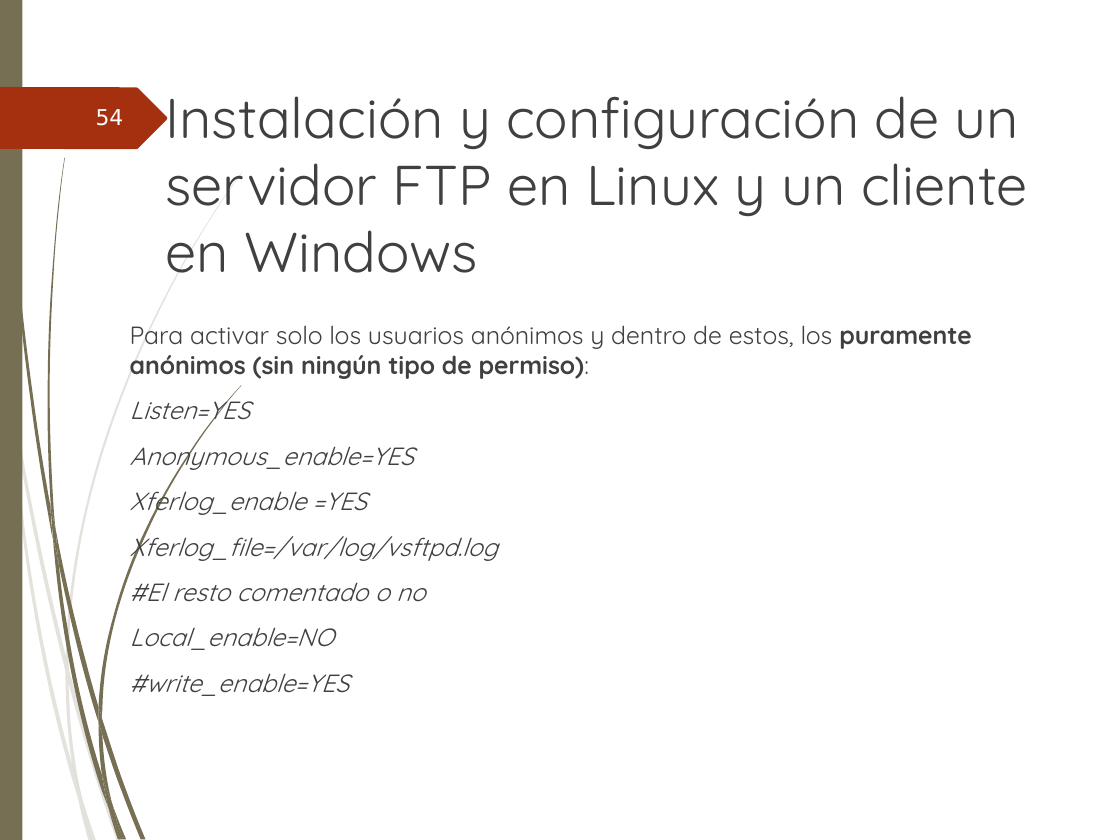
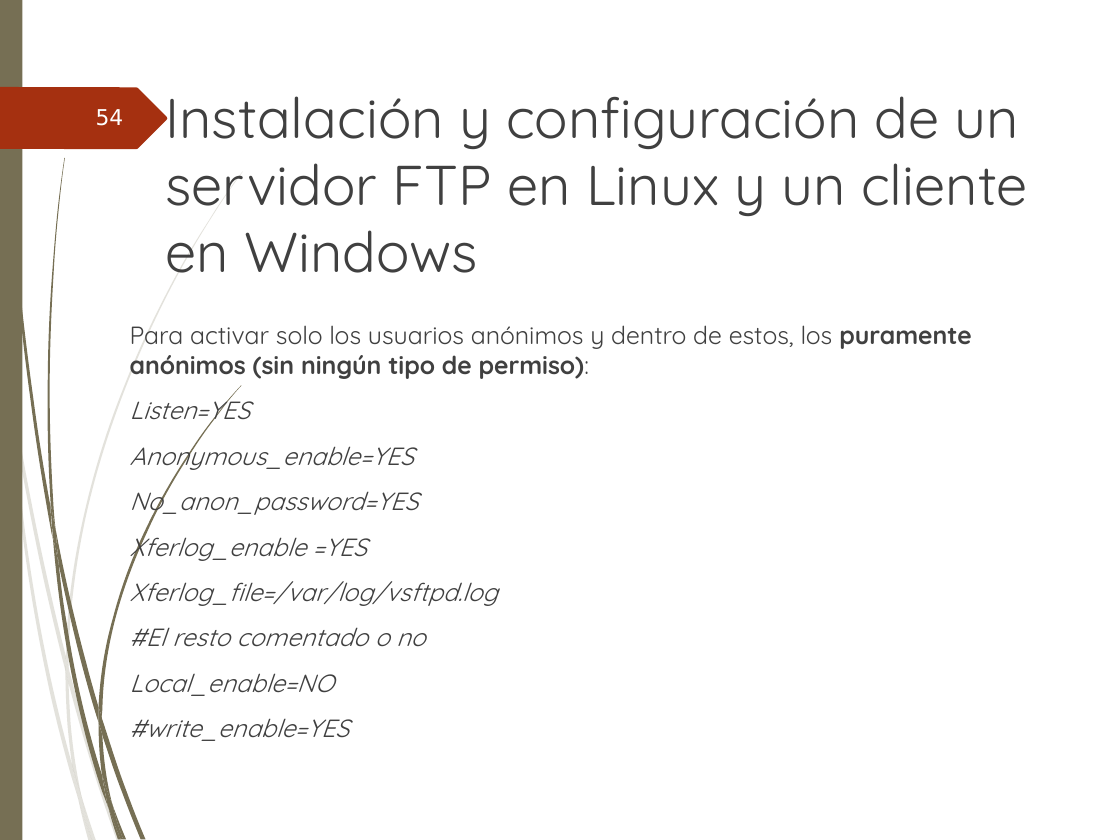
Before and after one commit to ammDAW/daw, a slide deck: slide 54 of 2_DAW/DAW - Beatriz/Unidad3/UT3. Instalacion & admistracion Servidores FTP.ppt. Drawn at 1120x840 pixels with LibreOffice and Linux fonts; fonts in the diff are those of the drawing; background and template pictures are left out. Boxes give left, top, right and bottom in pixels: in the first picture for what was removed or moved away, otherwise in the second. Text is boxed around its words. In the diff, an @@ line names an element or a change of style, - is before the commit and + after.

```diff
--- a/2_DAW/DAW - Beatriz/Unidad3/UT3. Instalacion & admistracion Servidores FTP.ppt
+++ b/2_DAW/DAW - Beatriz/Unidad3/UT3. Instalacion & admistracion Servidores FTP.ppt
@@ text at (130,483,419,518): paragraph added @@
+  No_anon_password=YES
```
Also in this commit, not shown: 2 other slides changed, 2 other files.
